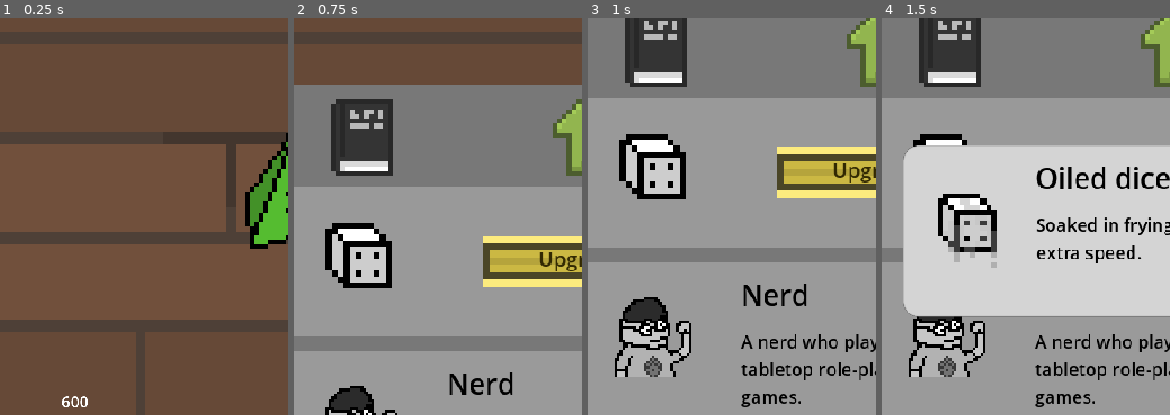
Above: before the commit, frames 1-4 (left to right).
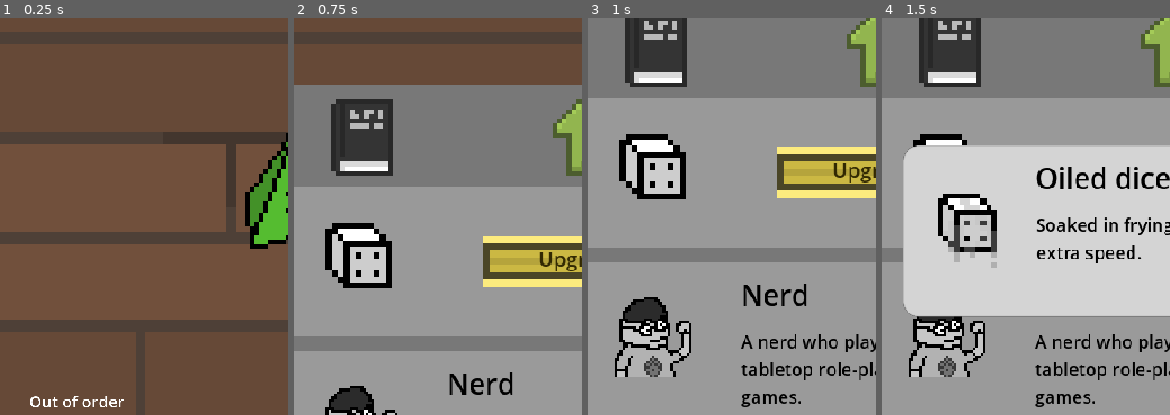
Above: after the commit, the same moments.

Repository: redsilvernight/DiceClicker
Game: Godot game, scene res://Scene/main.tscn
The game is run twice, just before and just after one commit, with the same random seed, the same clock (stepped at 60 frames per second) and the same inputs.
Inputs (mouse positions are % of the whole screen's width and height, from its top left):
- Up to frame 1 (0.25 s): no input
- Up to frame 2 (0.75 s): click (50, 94) at 0.5 s
- Up to frame 3 (1 s): no input
- Up to frame 4 (1.5 s): click (94, 42) at 1.25 s
The pictures show only the part of the screen within x 0-50%, y 23-73%; the shares and areas given below are measured in that part.

The runs differ from the first frame. In frame 1, 0.4% of the frame differs, in the area x 10-44%, y 95-98%; in frame 2, nothing differs; in frame 3, nothing differs; in frame 4, nothing differs.

Commit message:
Shader manager

Diff:
--- a/Scene/hud.tscn
+++ b/Scene/hud.tscn
@@ -131,9 +131,9 @@
 [node name="Label" type="Label" parent="addDiceFace"]
 z_as_relative = false
 layout_mode = 0
-offset_left = -16.0
+offset_left = -70.0
 offset_top = -88.0
-offset_right = 130.0
+offset_right = 194.0
 offset_bottom = -38.0
 theme_override_font_sizes/font_size = 36
 text = "600"
--- a/Script/Hud/hud.gd
+++ b/Script/Hud/hud.gd
@@ -4,7 +4,6 @@
 
 var dice_face_upgrade_price: int
 var dice_upgrade_price: int
-var bw_shader = preload("res://Shaders/blackwhite.gdshader")
 
 func _ready() -> void:
 	var menu = menuScene.instantiate()
@@ -12,8 +11,6 @@
 
 	get_node("RollDice").connect("dice_rolled",updateScore)
 	updateDiceFace()
-
-func _process(_delta: float) -> void:
 	canBuyUpgrade()
 
 func updateDiceFace():
@@ -25,6 +22,7 @@
 	$Score.text = Global.displayNumber(Global.score, true)
 	if score != 0:
 		scorePopup(score, texture)
+		canBuyUpgrade()
 
 func scorePopup(score, texture):
 	var popup = Label.new()
@@ -66,6 +64,8 @@
 	if all_dice_face.find(Global.nbr_dice_face) + 1 < all_dice_face.size():
 		dice_face_upgrade_price = (all_dice_face[all_dice_face.find(Global.nbr_dice_face) + 1] - 5) * 600
 		dice_face_upgrade.get_node("Label").text = str(dice_face_upgrade_price)
+	else:
+		dice_face_upgrade.get_node("Label").text = "Out of order"
 
 	if Global.nbr_dice < Global.max_dice:
 		dice_upgrade_price = Global.nbr_dice * 10000
@@ -74,15 +74,13 @@
 		dice_face_upgrade.get_node("AnimatedSprite2D").material = null
 		dice_face_upgrade.disabled = false
 	else:
-		var mat = ShaderMaterial.new()
-		mat.shader = bw_shader
-		mat.set_shader_parameter("intensity", 1.0)
-		dice_face_upgrade.get_node("AnimatedSprite2D").material = mat
+		dice_face_upgrade.get_node("AnimatedSprite2D").material = ShaderManager.bwShaderMaterial()
 		dice_face_upgrade.disabled = true
+		dice_face_upgrade.get_node("Label").text = "Out of order"
 
 	if Global.score >= dice_upgrade_price and Global.nbr_dice != 5:
-		dice_upgrade.modulate = Color.WHITE
+		dice_upgrade.material = null
 		dice_upgrade.disabled = false
 	else:
-		dice_upgrade.modulate = Color.GRAY
+		dice_upgrade.material = ShaderManager.bwShaderMaterial()
 		dice_upgrade.disabled = true
--- a/Script/Hud/upgrade_screen.gd
+++ b/Script/Hud/upgrade_screen.gd
@@ -3,7 +3,6 @@
 var sceneCardUpgrade = preload("res://Scene/item_card.tscn")
 var scenePopUp = preload("res://Scene/popup_dice.tscn")
 var node_menu
-var bw_shader = preload("res://Shaders/blackwhite.gdshader")
 
 func setupScreen(menu):
 	node_menu = menu
@@ -36,10 +35,7 @@
 			if nextDicePrice <= Global.score:
 				btnNextDice.material = null
 			else:
-				var mat = ShaderMaterial.new()
-				mat.shader = bw_shader
-				mat.set_shader_parameter("intensity", 1.0)
-				btnNextDice.material = mat
+				btnNextDice.material = ShaderManager.bwShaderMaterial()
 
 		var all_card = upgrade_menu.get_node("rollerMenu").get_children()
 		var roller_values = Global.all_rollers.values()
@@ -83,11 +79,8 @@
 		buy_button.material = null
 		buy_button.disabled = false
 	else:
-		var mat = ShaderMaterial.new()
-		mat.shader = bw_shader
-		mat.set_shader_parameter("intensity", 1.0)
-		icon.material = mat
-		buy_button.material = mat
+		icon.material = ShaderManager.bwShaderMaterial()
+		buy_button.material = ShaderManager.bwShaderMaterial()
 		buy_button.disabled = true
 
 func rollerBuyed(roller, price):
--- /dev/null
+++ b/Script/shader_manager.gd
@@ -0,0 +1,9 @@
+extends Node
+
+var bw_shader = preload("res://Shaders/blackwhite.gdshader")
+
+func bwShaderMaterial() -> ShaderMaterial:
+	var mat = ShaderMaterial.new()
+	mat.shader = bw_shader
+	mat.set_shader_parameter("intensity", 1.0)
+	return mat
--- a/project.godot
+++ b/project.godot
@@ -19,6 +19,7 @@
 
 Global="*res://Script/global.gd"
 AudioManager="*res://Scene/audio_manager.tscn"
+ShaderManager="*res://Script/shader_manager.gd"
 
 [display]
 
Not shown, added: Script/shader_manager.gd.uid
